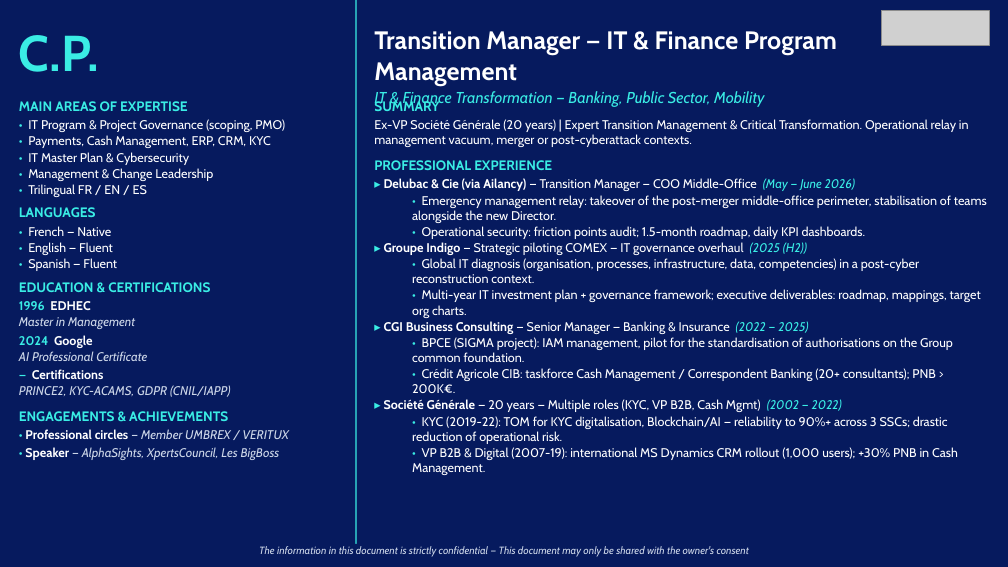
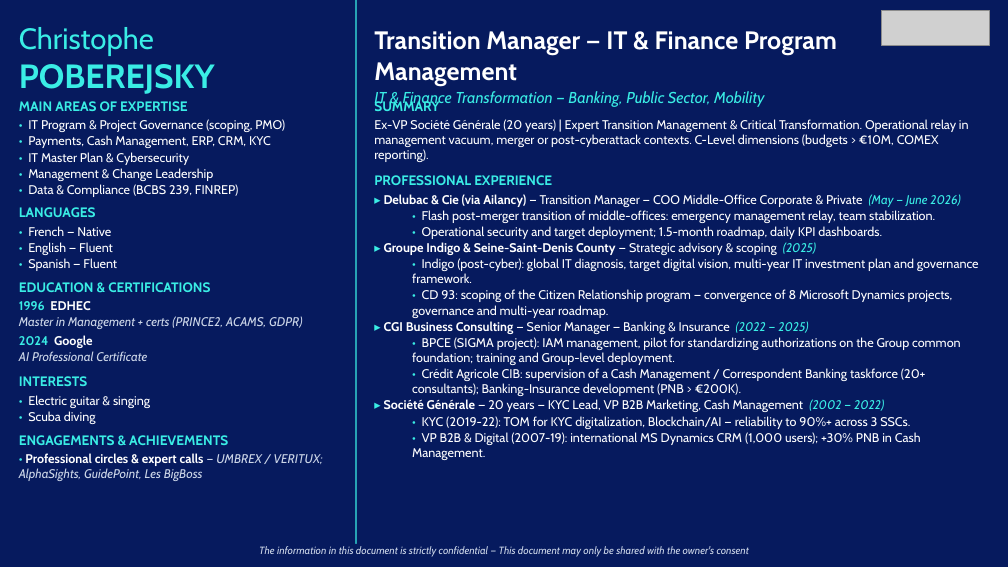
Before and after one commit to insidebankingfrance-rgb/G-n-rateur-de-CV, a slide deck: slide 2 of outputs/C.P._transition_management.pptx. Drawn at 1008x567 pixels with LibreOffice and Linux fonts; fonts in the diff are those of the drawing; grey boxes stand for pictures. Boxes give left, top, right and bottom in pixels: in the first picture for what was removed or moved away, otherwise in the second. Text is boxed around its words. In the diff, an @@ line names an element or a change of style, - is before the commit and + after.

```diff
--- a/outputs/C.P._transition_management.pptx
+++ b/outputs/C.P._transition_management.pptx
@@ text at (x1=19, y1=27, x2=215, y2=94): text changed; size 48 to 28 pt; bold off @@
-C.P.
+Christophe
+POBEREJSKY
@@ text at (x1=374, y1=119, x2=969, y2=162): text changed @@
-Ex-VP Société Générale (20 years) | Expert Transition Management & Critical Transformation. Operational relay in management vacuum, merger or post-cyberattack contexts.
+Ex-VP Société Générale (20 years) | Expert Transition Management & Critical Transformation. Operational relay in management vacuum, merger or post-cyberattack contexts. C-Level dimensions (budgets > €10M, COMEX reporting).
@@ text at (x1=28, y1=184, x2=239, y2=197): text changed @@
-• Trilingual FR / EN / ES
+• Data & Compliance (BCBS 239, FINREP)
@@ text at (x1=384, y1=194, x2=979, y2=318): text changed @@
-▸ Delubac & Cie (via Ailancy) — Transition Manager — COO Middle-Office (May — June 2026)
-  • Emergency management relay: takeover of the post-merger middle-office perimeter, stabilisation of teams alongside the new Director.
-  • Operational security: friction points audit; 1.5-month roadmap, daily KPI dashboards.
-▸ Groupe Indigo — Strategic piloting COMEX — IT governance overhaul (2025 (H2))
-  • Global IT diagnosis (organisation, processes, infrastructure, data, competencies) in a post-cyber reconstruction context.
-  • Multi-year IT investment plan + governance framework; executive deliverables: roadmap, mappings, target org charts.
+▸ Delubac & Cie (via Ailancy) — Transition Manager — COO Middle-Office Corporate & Private (May — June 2026)
+  • Flash post-merger transition of middle-offices: emergency management relay, team stabilization.
+  • Operational security and target deployment; 1.5-month roadmap, daily KPI dashboards.
+▸ Groupe Indigo & Seine-Saint-Denis County — Strategic advisory & scoping (2025)
+  • Indigo (post-cyber): global IT diagnosis, target digital vision, multi-year IT investment plan and governance framework.
+  • CD 93: scoping of the Citizen Relationship program — convergence of 8 Microsoft Dynamics projects, governance and multi-year roadmap.
@@ text at (x1=19, y1=316, x2=302, y2=329): text changed @@
-Master in Management
+Master in Management + certs (PRINCE2, ACAMS, GDPR)
@@ text at (x1=384, y1=337, x2=961, y2=460): text changed @@
-  • BPCE (SIGMA project): IAM management, pilot for the standardisation of authorisations on the Group common foundation.
-  • Crédit Agricole CIB: taskforce Cash Management / Correspondent Banking (20+ consultants); PNB > 200K€.
-▸ Société Générale — 20 years — Multiple roles (KYC, VP B2B, Cash Mgmt) (2002 — 2022)
-  • KYC (2019-22): TOM for KYC digitalisation, Blockchain/AI — reliability to 90%+ across 3 SSCs; drastic reduction of operational risk.
-  • VP B2B & Digital (2007-19): international MS Dynamics CRM rollout (1,000 users); +30% PNB in Cash Management.
+  • BPCE (SIGMA project): IAM management, pilot for standardizing authorizations on the Group common foundation; training and Group-level deployment.
+  • Crédit Agricole CIB: supervision of a Cash Management / Correspondent Banking taskforce (20+ consultants); Banking-Insurance development (PNB > €200K).
+▸ Société Générale — 20 years — KYC Lead, VP B2B Marketing, Cash Management (2002 — 2022)
+  • KYC (2019-22): TOM for KYC digitalization, Blockchain/AI — reliability to 90%+ across 3 SSCs.
+  • VP B2B & Digital (2007-19): international MS Dynamics CRM (1,000 users); +30% PNB in Cash Management.
@@ text at (x1=19, y1=376, x2=150, y2=424): text changed; text colour #CCD6E8 to #FFFFFF; italic off @@
-— Certifications
-PRINCE2, KYC-ACAMS, GDPR (CNIL/IAPP)
+INTERESTS
+• Electric guitar & singing
+• Scuba diving
@@ text at (x1=19, y1=453, x2=323, y2=481): text changed @@
-• Professional circles — Member UMBREX / VERITUX
-• Speaker — AlphaSights, XpertsCouncil, Les BigBoss
+• Professional circles & expert calls — UMBREX / VERITUX; AlphaSights, GuidePoint, Les BigBoss
```
Also in this commit, not shown: 1 other slide changed, 3 other files.
